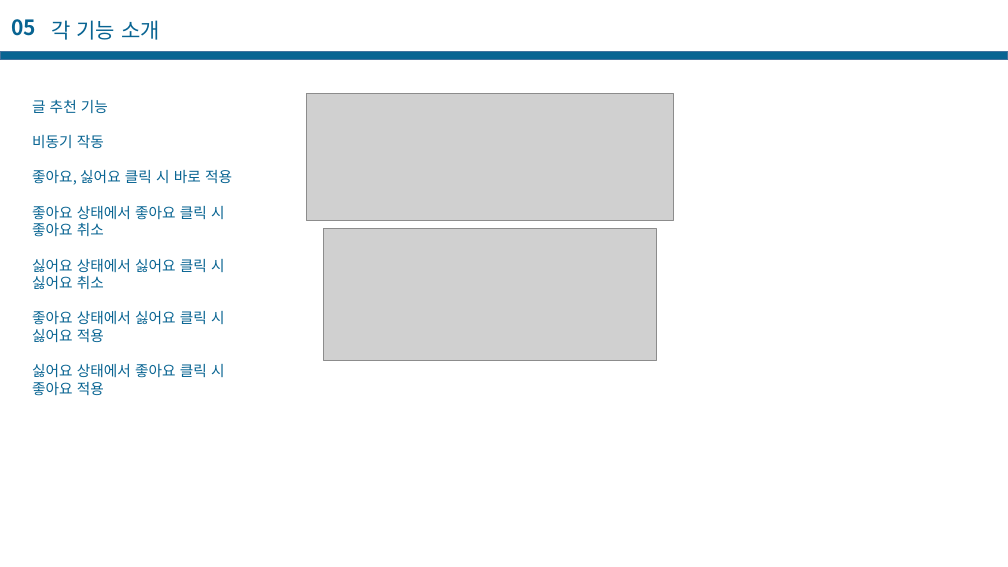
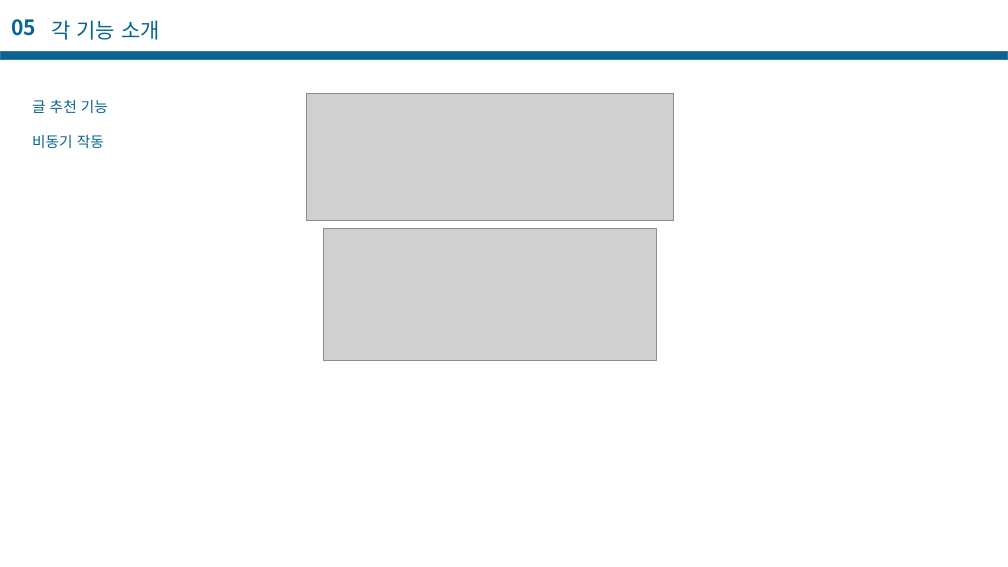
Before and after one commit to casatoo/EducationManager, a slide deck: slide 64 of 프로젝트 기술서.pptx. Drawn at 1008x567 pixels with LibreOffice and Linux fonts; fonts in the diff are those of the drawing; grey boxes stand for pictures. Boxes give left, top, right and bottom in pixels: in the first picture for what was removed or moved away, otherwise in the second. Text is boxed around its words. In the diff, an @@ line names an element or a change of style, - is before the commit and + after.

```diff
--- a/프로젝트 기술서.pptx
+++ b/프로젝트 기술서.pptx
@@ text at box(32, 170, 232, 396): paragraphs removed @@
-좋아요, 싫어요 클릭 시 바로 적용
-좋아요 상태에서 좋아요 클릭 시 좋아요 취소
-싫어요 상태에서 싫어요 클릭 시 싫어요 취소
-좋아요 상태에서 싫어요 클릭 시 싫어요 적용
-싫어요 상태에서 좋아요 클릭 시 좋아요 적용
```
Also in this commit, not shown: 4 other slides changed, 9 slides added, 5 other files.
